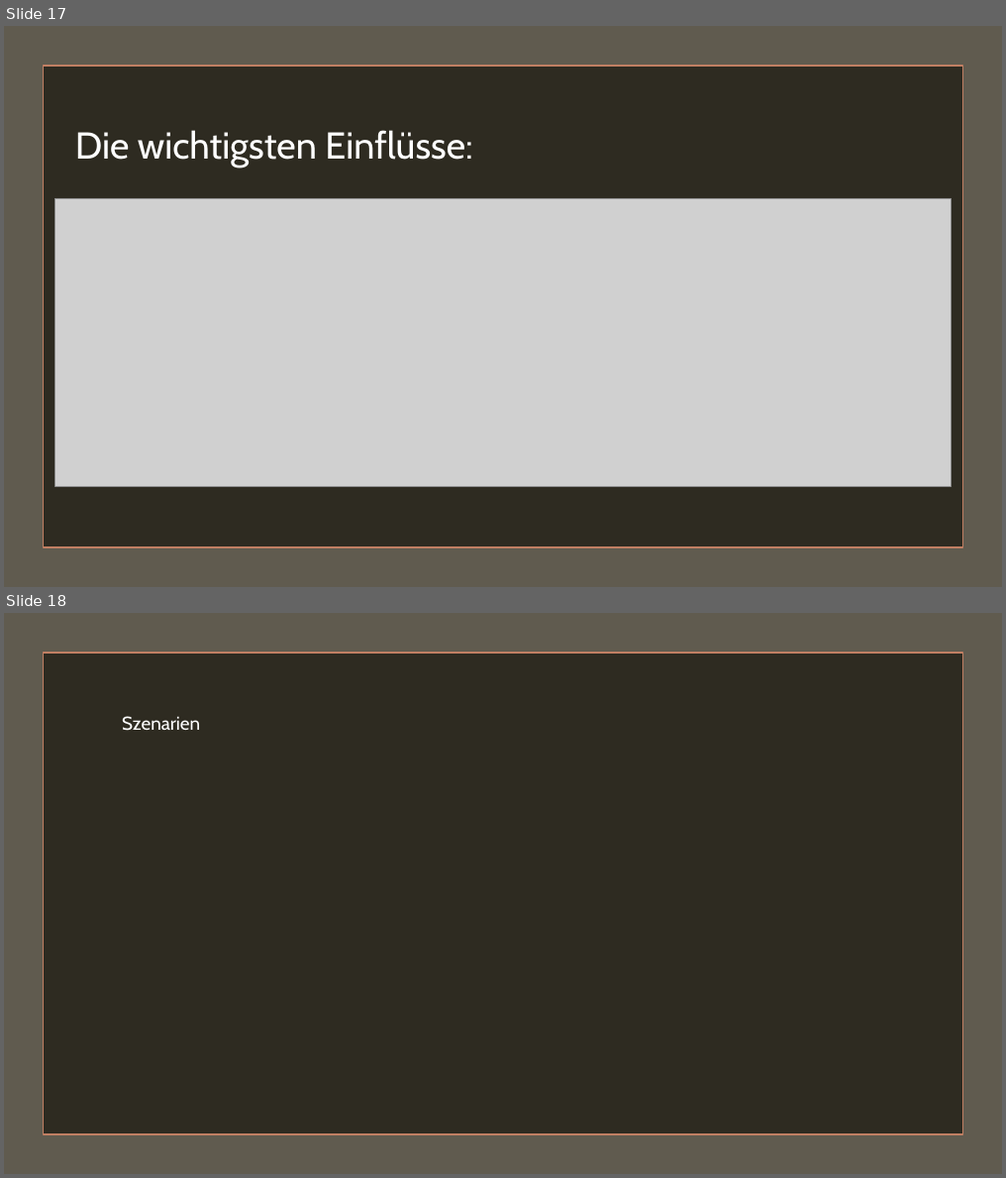
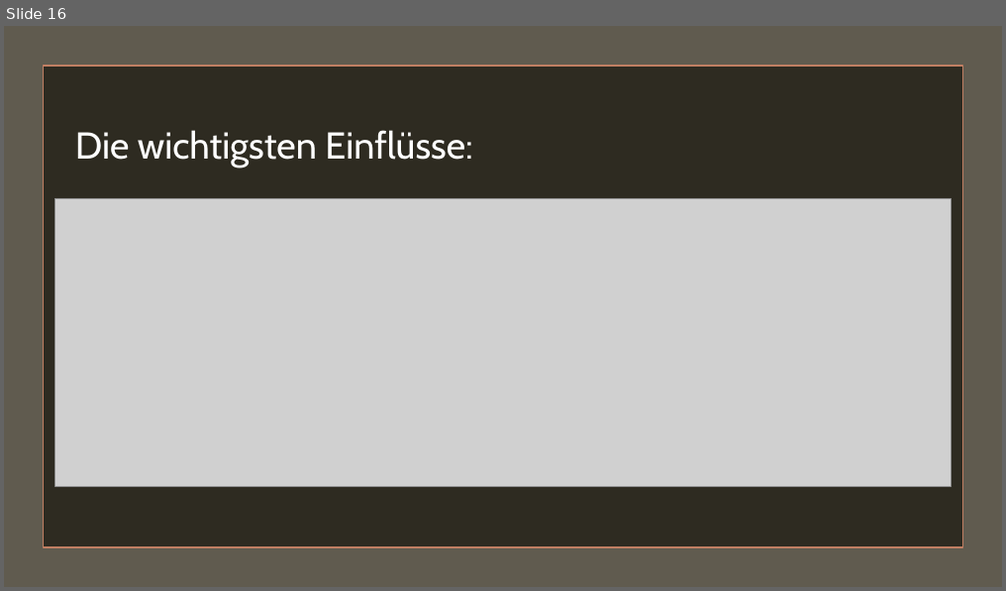
Before and after one commit to plastikpamaro/MKon, a slide deck: Meilenstein 1/Präsentation/Präsentation MS1.pptx. Shown one above the other, each under a label of ours: slides 17 and 18 before the commit, slide 16 after it. The pictures are 1006x1178 and 1006x591 pixels, drawn with LibreOffice and Linux fonts; fonts in the diff are those of the drawing; grey boxes stand for pictures. Boxes give left, top, right and bottom in pixels: in the first picture for what was removed or moved away, otherwise in the second. Text is boxed around its words. In the diff, an @@ line names an element or a change of style, - is before the commit and + after.

```diff
--- a/Meilenstein 1/Präsentation/Präsentation MS1.pptx
+++ b/Meilenstein 1/Präsentation/Präsentation MS1.pptx
@@ slide 18 removed at (x1=4, y1=613, x2=1002, y2=1174), background #4960A6 @@
@@ rectangle removed at (x1=4, y1=613, x2=1002, y2=1174) @@
@@ rectangle removed at (x1=43, y1=653, x2=963, y2=1136) @@
@@ text removed at (x1=122, y1=716, x2=200, y2=731) @@
-Szenarien
@@ what was slide 17 is now slide 16 @@
```
Also in this commit, not shown: 2 slides changed, 2 slides added, 2 other slides removed.
